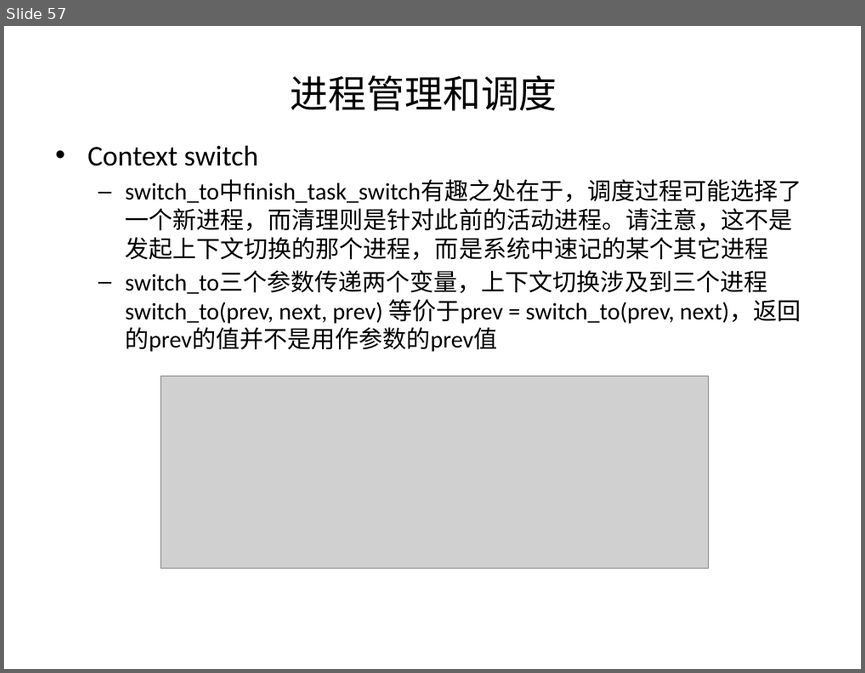
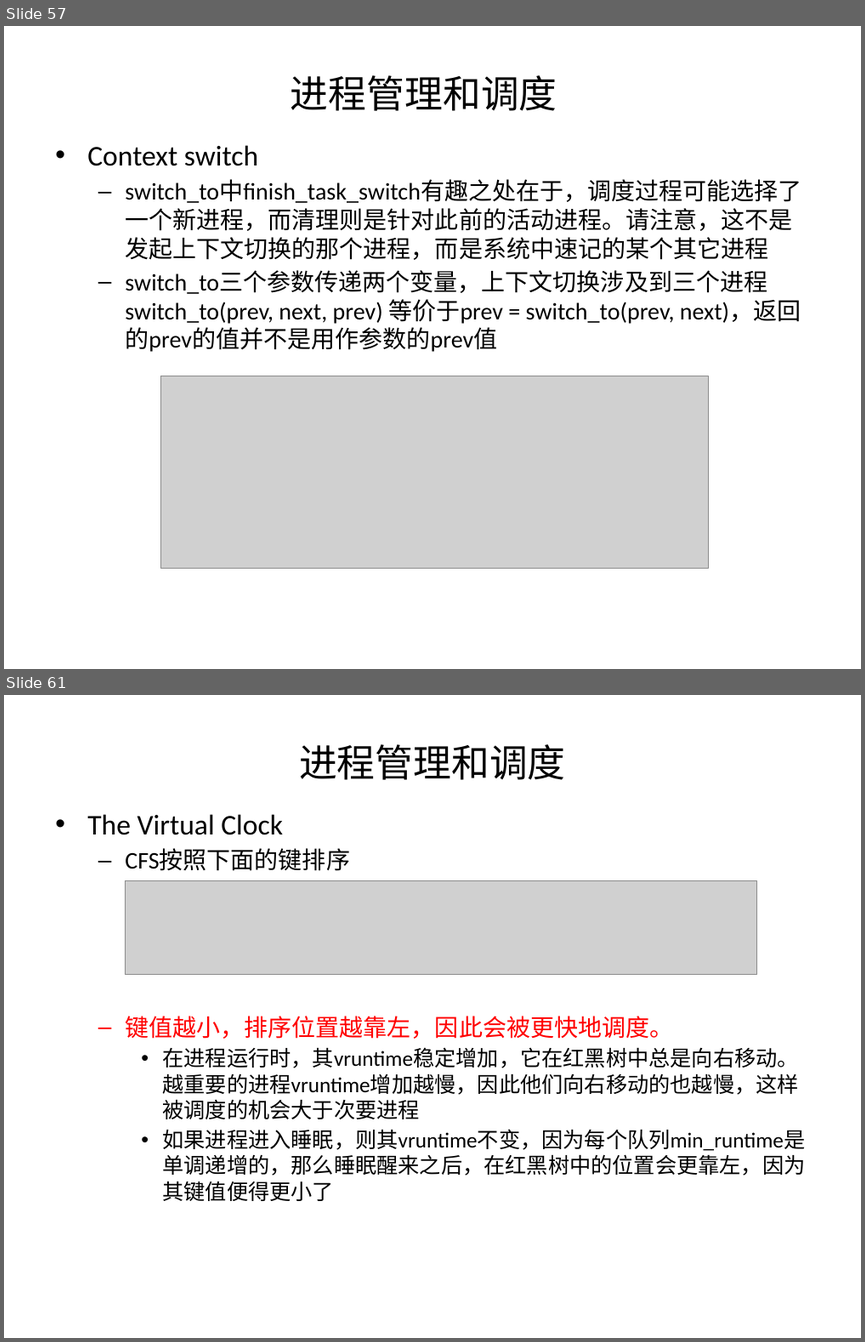
Before and after one commit to chenziliang/summary-of-the-books, a slide deck: PLKA.pptx. Shown one above the other, each under a label of ours: slide 57 before the commit, slides 57 and 61 after it; the slides between them are not shown. The pictures are 865x673 and 865x1342 pixels, drawn with LibreOffice and Linux fonts; fonts in the diff are those of the drawing; grey boxes stand for pictures. Boxes give left, top, right and bottom in pixels: in the first picture for what was removed or moved away, otherwise in the second. Text is boxed around its words. In the diff, an @@ line names an element or a change of style, - is before the commit and + after.

```diff
--- a/PLKA.pptx
+++ b/PLKA.pptx
@@ slide 61 added at [4,695,861,1338], background #FFFFFF @@
@@ title added at [299,744,566,780], 32 pt, text #000000 @@
+进程管理和调度
@@ text added at [87,814,805,1201], 18 pt, text #000000 @@
+  • The Virtual Clock
+  – CFS按照下面的键排序
+  – 键值越小，排序位置越靠左，因此会被更快地调度。
+    • 在进程运行时，其vruntime稳定增加，它在红黑树中总是向右移动。越重要的进程vruntime增加越慢，因此他们向右移动的也越慢，这样被调度的机会大于次要进程
+    • 如果进程进入睡眠，则其vruntime不变，因为每个队列min_runtime是单调递增的，那么睡眠醒来之后，在红黑树中的位置会更靠左，因为其键值便得更小了
@@ picture added at [126,881,756,975] @@
```
Also in this commit, not shown: 3 slides changed, 12 other slides added.
